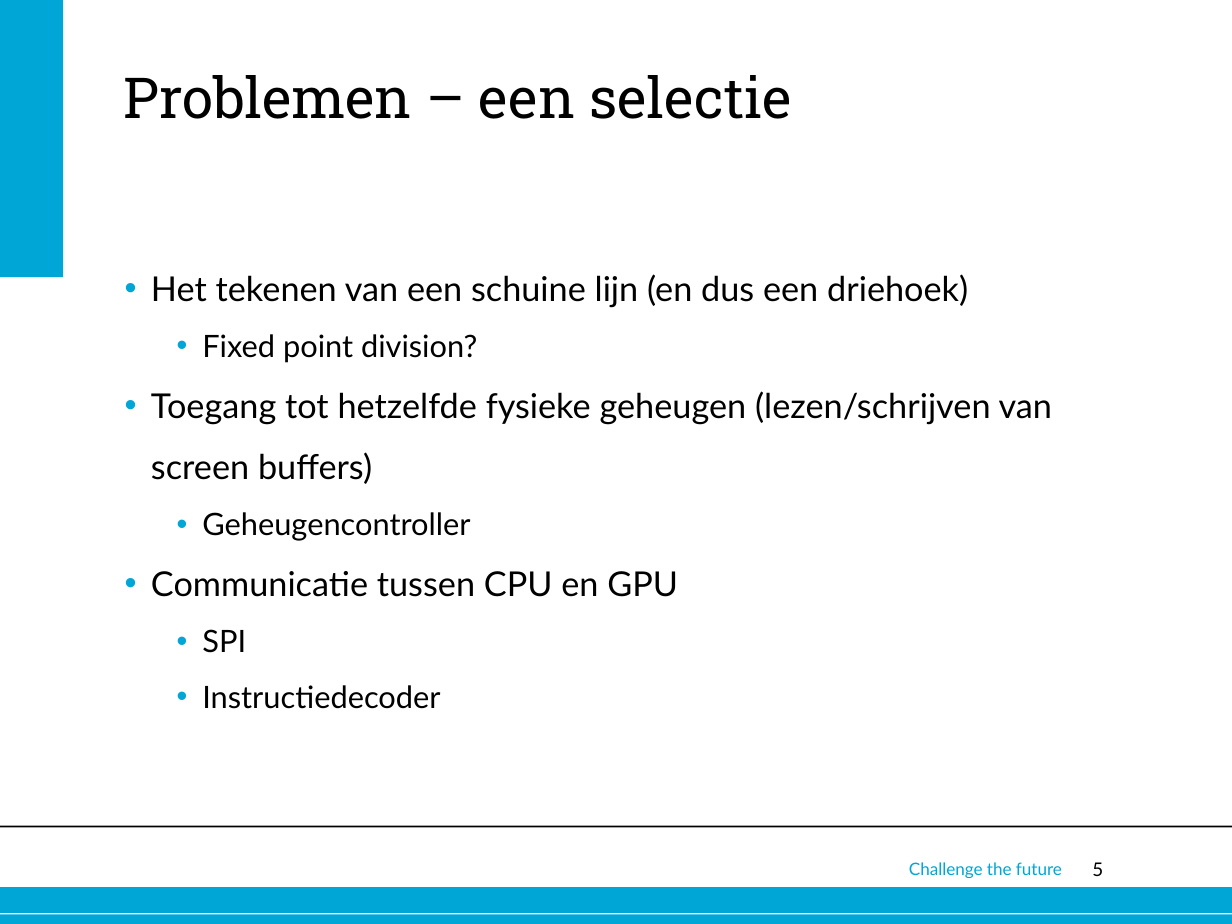
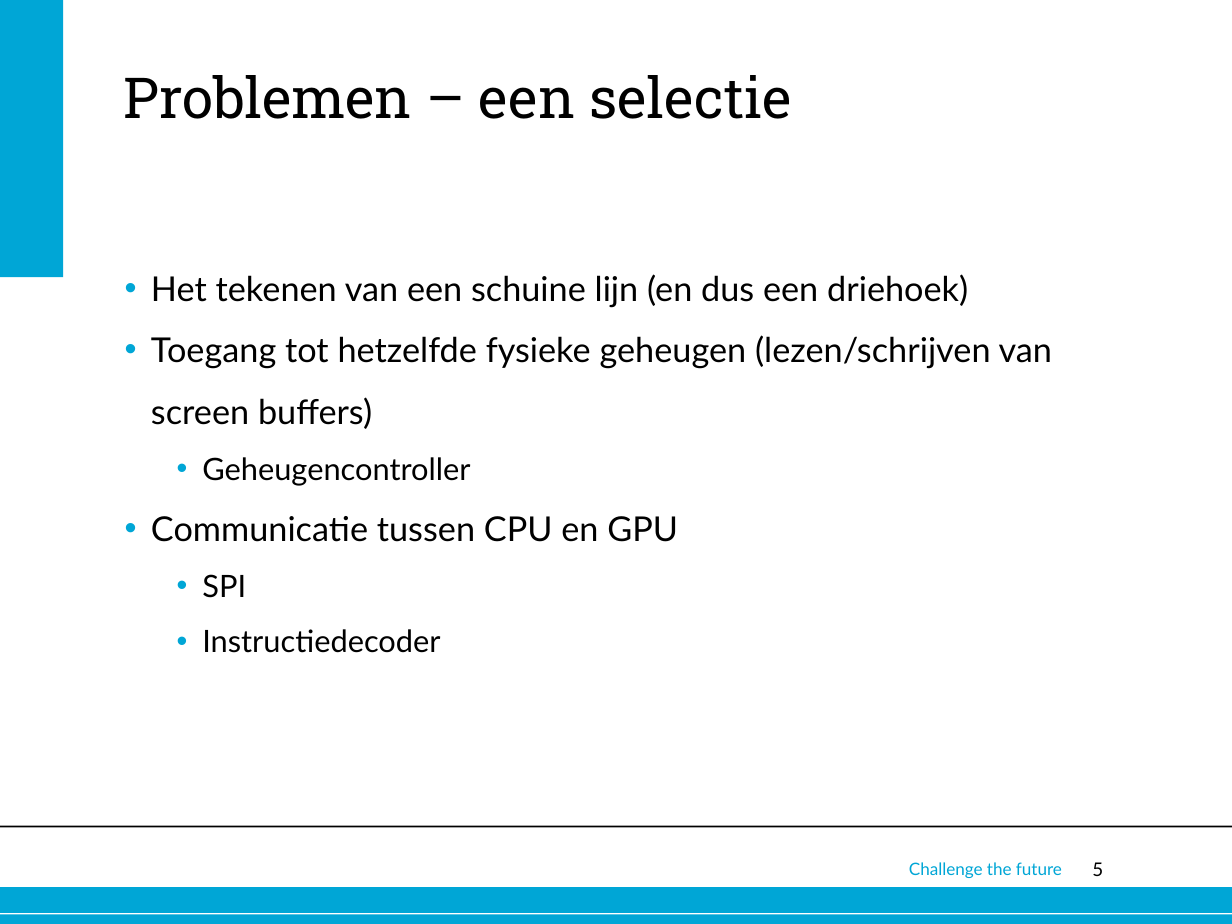
Before and after one commit to EraYaN/DaC, a slide deck: slide 5 of docs/tussenpresentatie/tussenpresentatie.pptx. Drawn at 1232x924 pixels with LibreOffice and Linux fonts; fonts in the diff are those of the drawing; background and template pictures are left out. Boxes give left, top, right and bottom in pixels: in the first picture for what was removed or moved away, otherwise in the second. Text is boxed around its words. In the diff, an @@ line names an element or a change of style, - is before the commit and + after.

```diff
--- a/docs/tussenpresentatie/tussenpresentatie.pptx
+++ b/docs/tussenpresentatie/tussenpresentatie.pptx
@@ text at (202, 334, 477, 363): paragraph removed @@
-  • Fixed point division?
```
Also in this commit, not shown: 1 other slide changed, 2 other files.
